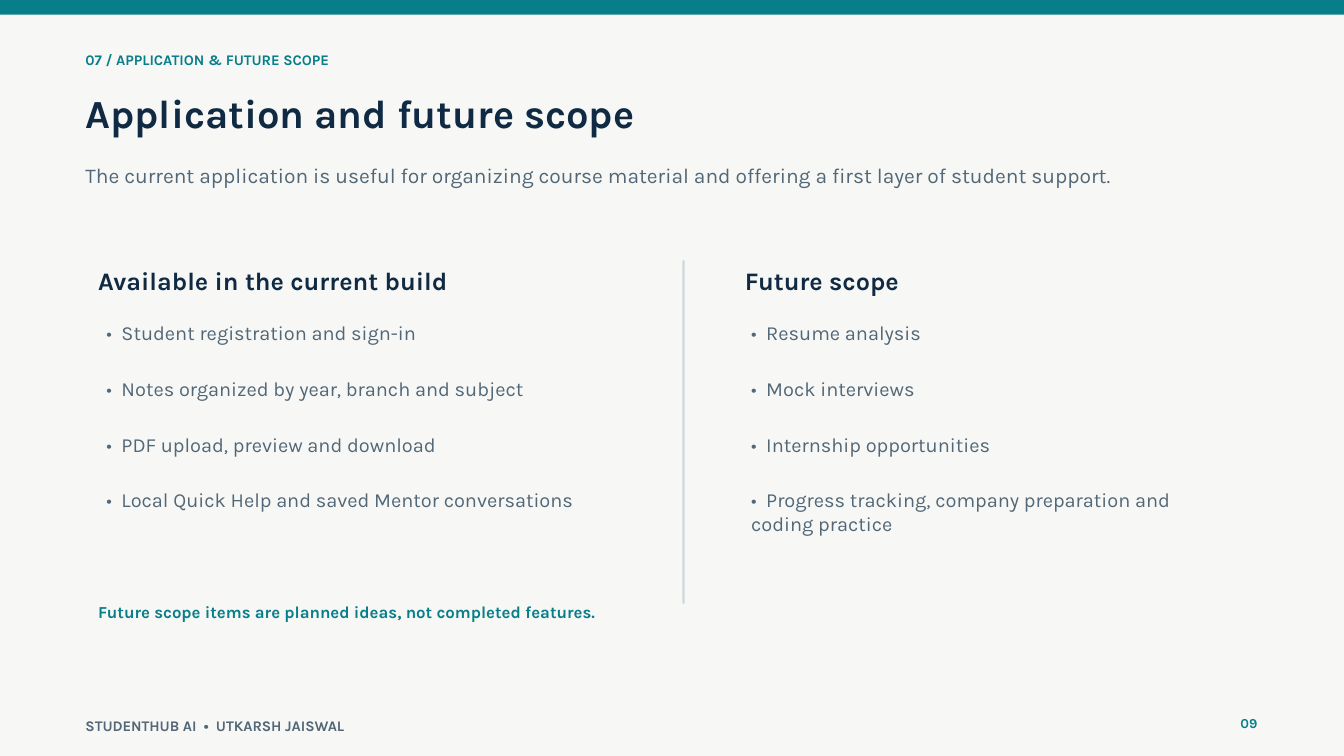
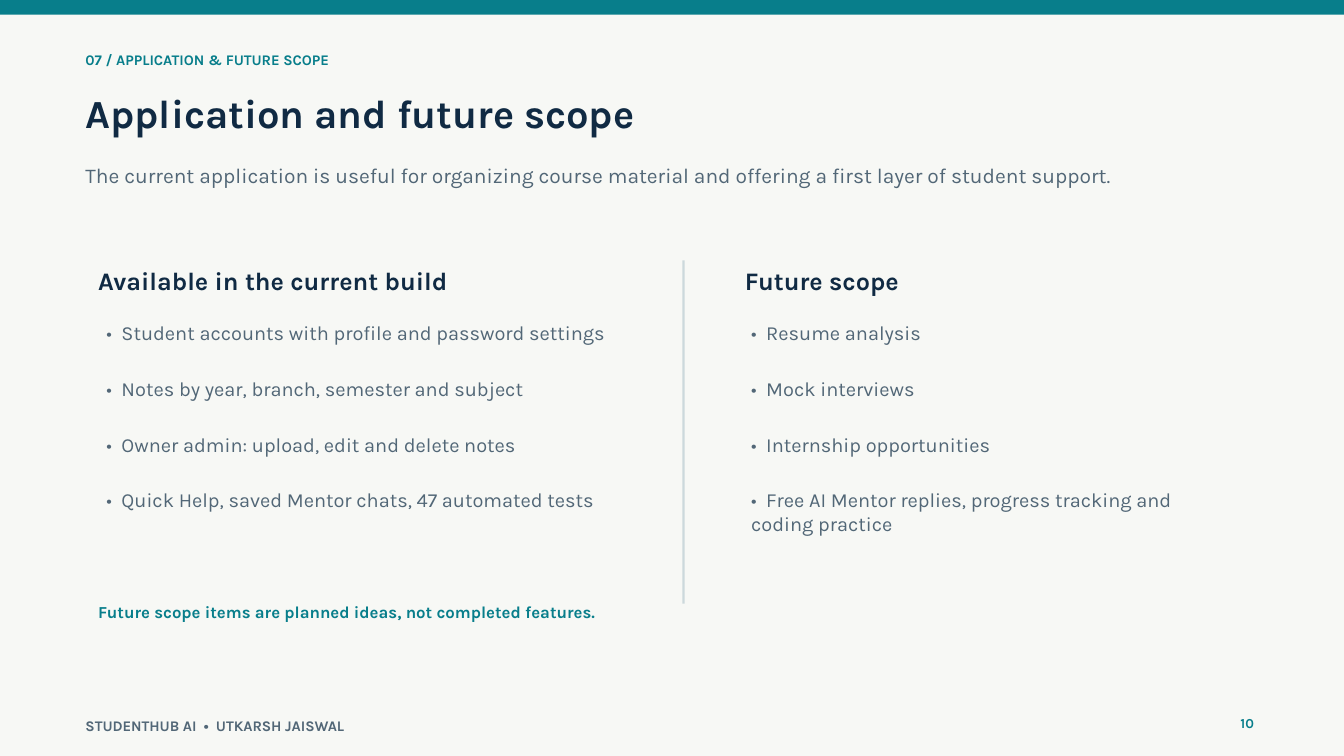
Before and after one commit to utkarshjaiswal001/StudentHubAI, a slide deck: slide 10 of output/StudentHub_Project_Presentation_Updated.pptx (slide 9 before the commit). Drawn at 1344x756 pixels with LibreOffice and Linux fonts; fonts in the diff are those of the drawing. Boxes give left, top, right and bottom in pixels: in the first picture for what was removed or moved away, otherwise in the second. Text is boxed around its words. In the diff, an @@ line names an element or a change of style, - is before the commit and + after.

```diff
--- a/output/StudentHub_Project_Presentation_Updated.pptx
+++ b/output/StudentHub_Project_Presentation_Updated.pptx
@@ text at (121, 326, 605, 345): text changed @@
-• Student registration and sign-in
+• Student accounts with profile and password settings
@@ text at (121, 382, 523, 401): text changed @@
-• Notes organized by year, branch and subject
+• Notes by year, branch, semester and subject
@@ text at (121, 438, 515, 457): text changed @@
-• PDF upload, preview and download
+• Owner admin: upload, edit and delete notes
@@ text at (121, 493, 593, 512): text changed @@
-• Local Quick Help and saved Mentor conversations
+• Quick Help, saved Mentor chats, 47 automated tests
@@ text at (751, 493, 1171, 536): text changed @@
-• Progress tracking, company preparation and coding practice
+• Free AI Mentor replies, progress tracking and coding practice
@@ text at (1240, 719, 1254, 728): text changed @@
-09
+10
```
Also in this commit, not shown: 3 other slides changed, 1 slide added.
